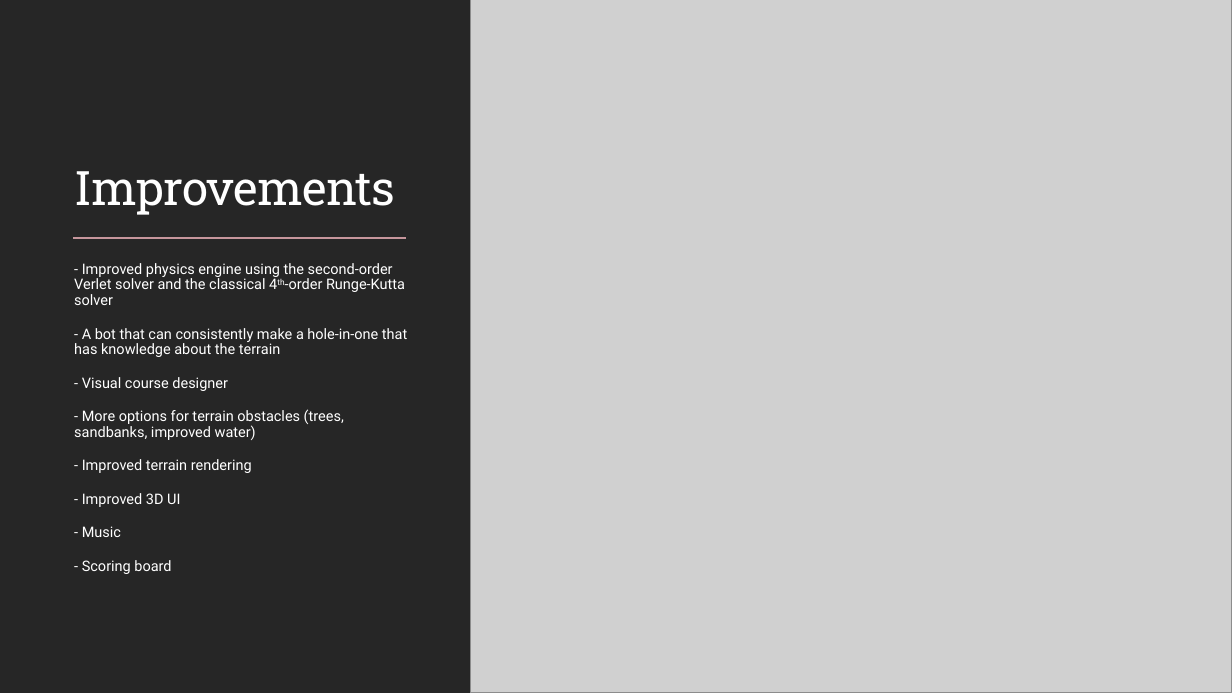
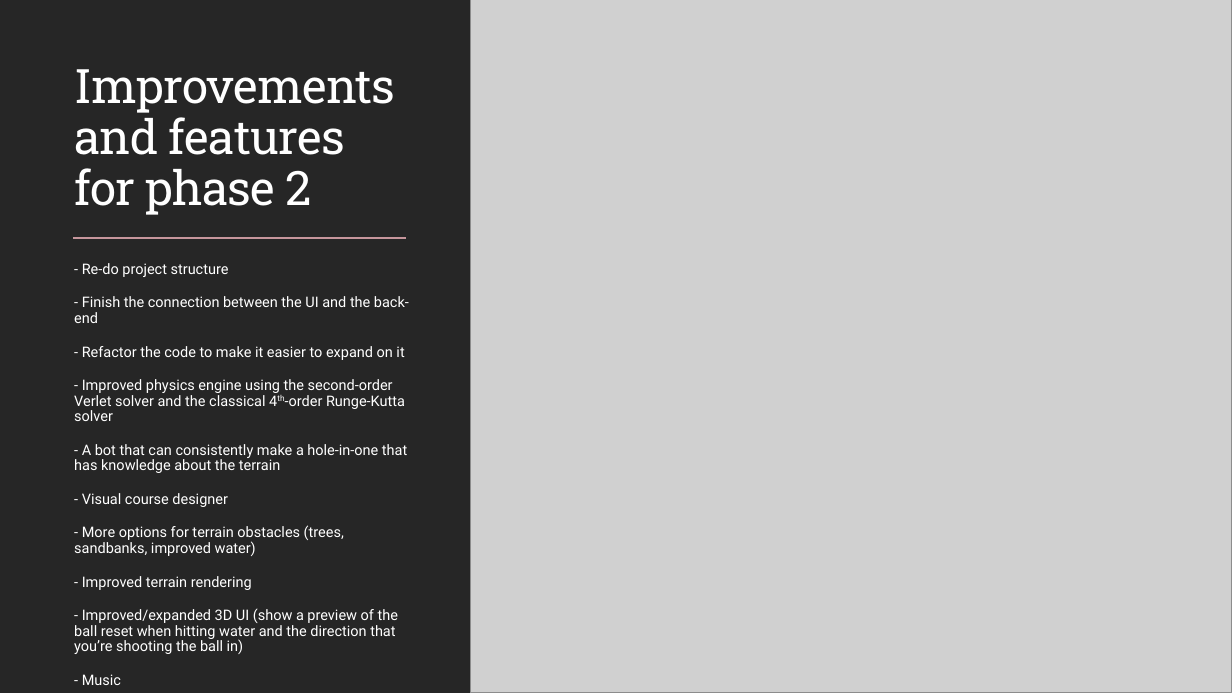
Before and after one commit to renesteeman/Project1-2_Group4, a slide deck: slide 8 of Crazy Putting Presentation.pptx. Drawn at 1232x693 pixels with LibreOffice and Linux fonts; fonts in the diff are those of the drawing; grey boxes stand for pictures. Boxes give left, top, right and bottom in pixels: in the first picture for what was removed or moved away, otherwise in the second. Text is boxed around its words. In the diff, an @@ line names an element or a change of style, - is before the commit and + after.

```diff
--- a/Crazy Putting Presentation.pptx
+++ b/Crazy Putting Presentation.pptx
@@ title at [74,69,395,215]: text changed @@
-Improvements
+Improvements and features for phase 2
@@ text at [74,263,409,360]: paragraphs added @@
+  - Re-do project structure
+  - Finish the connection between the UI and the back-end
+  - Refactor the code to make it easier to expand on it
@@ text at [82,560,171,574]: paragraph removed @@
-  - Scoring board
@@ text at [74,609,398,654]: text changed @@
-  - Improved 3D UI
+  - Improved/expanded 3D UI (show a preview of the ball reset when hitting water and the direction that you’re shooting the ball in)
```
Also in this commit, not shown: 2 other slides changed, 4 other files.
